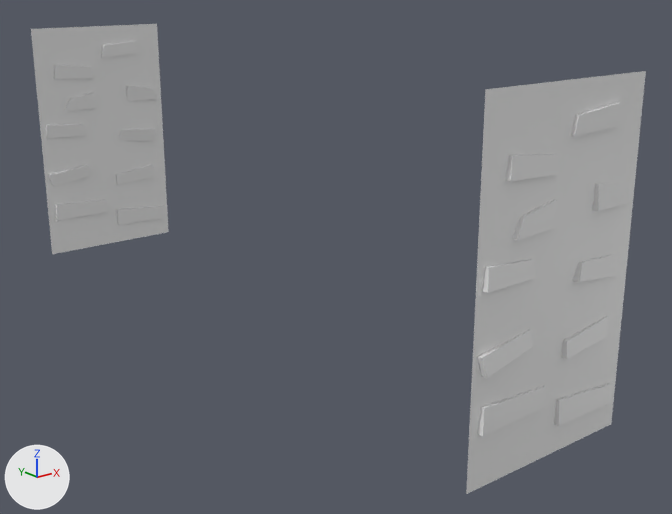
One commit to the FBX model Assets/3dAssets/Enviroment/bridgeClosed_module.fbx: the scene before it, then after it.
The view is the same before and after, from a camera (50 mm lens) standing at (-20.12, -20.99, 4.2) and looking at (-13.49, -12.72, 0.89). Lighting does not change. The marker at lower left points along +X, +Y and +Z.
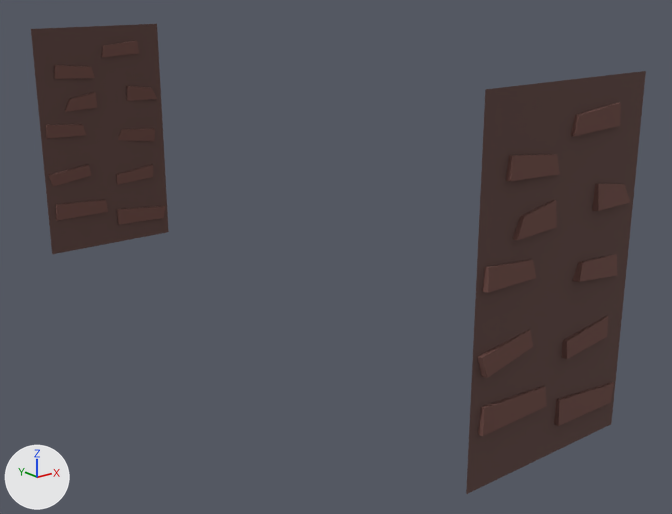
What differs and where, as boxes (x1, y1, x2, y2) in the pictures (672 x 514 px):
part 1 of me_plane_006, recoloured (white to brown): (31, 24, 646, 494) in both
part 2 of me_plane_006, recoloured (white to brown): (46, 40, 630, 436) in both

Patch to the scene script:
```diff
--- a/Assets/3dAssets/Enviroment/bridgeClosed_module.fbx.py
+++ b/Assets/3dAssets/Enviroment/bridgeClosed_module.fbx.py
@@ mat_brick @@
+mat_brick = principled_material('Brick')
+mat_brick.base_color = (0.157, 0.0714, 0.0599)  # brown #6e4c45
+mat_brick.roughness = 1.0
@@ mat_wall @@
+mat_wall = principled_material('Wall')
+mat_wall.base_color = (0.115, 0.061, 0.0537)  # brown #5f4642
+mat_wall.roughness = 1.0
@@ me_plane_006 @@
 me_plane_006.from_pydata(...)  # 172 vertices, 124 faces; spans x -1.0..1.0, y -4.41..4.41, z -0.01..3.34
 # used by ob_plane_245; location = (-14.0, -12.0, 0.0)
+# me_plane_006 part 1: all 4 faces centred in x -0.5..0.5, y -4.33..4.33, z 1.67 switch from mat_material_001 (white #e7e7e7) to mat_wall (brown #5f4642)
+# me_plane_006 part 2: 120 of the faces centred in x -0.92..0.92, y -4.37..4.37, z 0.27..3.08 switch from mat_material_001 (white #e7e7e7) to mat_brick (brown #6e4c45)
```
